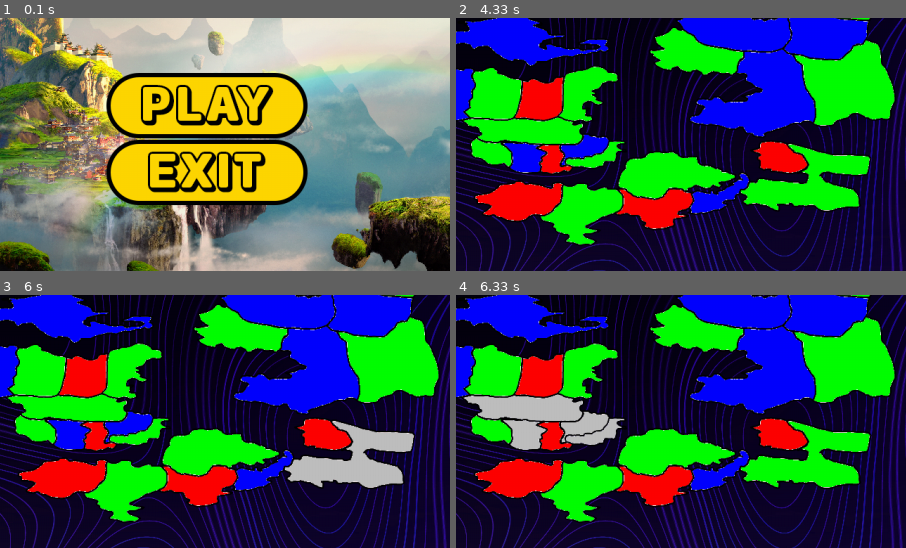
Above: before the commit, frames 1-4 (two rows, left to right).
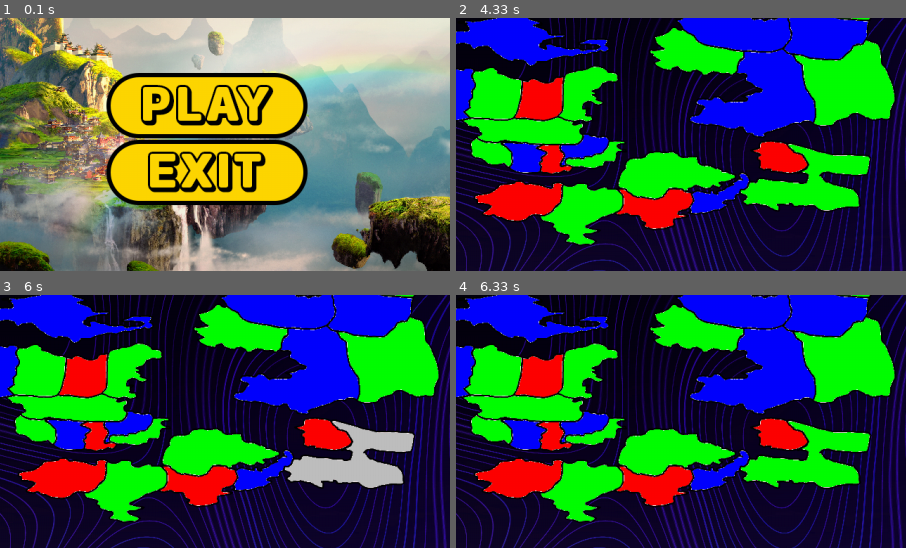
Above: after the commit, the same moments.

Repository: SWE2024/project-pygame
Game: pygame game, started from main.py
Same seed, same stepped clock (60 frames per second), same inputs: the game is played once before the commit and once after it.
Inputs (mouse positions are % of the whole screen's width and height, from its top left):
- Up to frame 1 (0.1 s): no input
- Up to frame 2 (4.33 s): click (50, 50) at 0.38 s; click (64, 58) at 0.72 s; tap F at 2.13 s
- Up to frame 3 (6 s): click (64, 63) at 4.58 s
- Up to frame 4 (6.33 s): click (38, 60) at 6.08 s
The pictures show only the part of the screen within x 27-77%, y 33-83%; the shares and areas given below are measured in that part.

Frames 1-3 are identical in both runs. In frame 4, 4.1% of the frame differs, in the area x 1-38%, y 39-62%.

Commit message:
you can once again take

Diff:
--- a/main.py
+++ b/main.py
@@ -235,7 +235,7 @@
 graph1 = {
     list_of_countries[0]: [list_of_countries[1], list_of_countries[2], list_of_countries[3], list_of_countries[4]],
     list_of_countries[1]: [list_of_countries[0], list_of_countries[2], list_of_countries[5]],
-    list_of_countries[2]: [list_of_countries[1], list_of_countries[3], list_of_countries[5]],
+    list_of_countries[2]: [list_of_countries[0], list_of_countries[1], list_of_countries[3], list_of_countries[5]],
     list_of_countries[3]: [list_of_countries[0], list_of_countries[2], list_of_countries[3], list_of_countries[4],list_of_countries[5]],
     list_of_countries[4]: [list_of_countries[0], list_of_countries[3], list_of_countries[5]],
     list_of_countries[5]: [list_of_countries[1], list_of_countries[2], list_of_countries[3], list_of_countries[4],list_of_countries[6], list_of_countries[7], list_of_countries[8], list_of_countries[9]],
@@ -489,7 +489,7 @@
             rnd = random.randint(0, len(list_of_players) - 1)
             owner = list_of_players[rnd]
             country.set_owner(owner)
-            country.set_colour(Colour.WHITE, owner.get_colour(), width, height)
+            country.set_colour(country.get_colour(), owner.get_colour(), width, height)
             screen.blit(country.get_image(), (0, 0))
 
         while 1:
@@ -519,49 +519,51 @@
                     width, height = screen.get_width(), screen.get_height()
                     try:
                         for country in list_of_countries:
-                            if country.get_mask().get_at((event.pos[0], event.pos[1])) and country.get_owner() == current_player:
-                                if len(stack) > 0:
-                                    for neighbour in graph1.get(stack[-1]):
-                                        neighbour.set_colour(Colour.HIGHLIGHTED, neighbour.get_colour(), width, height)
-                                        screen.blit(neighbour.get_image(), (0, 0))
-                                    stack.pop()
-
-                                current_colour = country.get_colour()
-                                country.set_selected()
-
-                                if current_colour == current_player.get_colour():
-                                    if country in stack:
-                                        for neighbour in graph1.get(country):
+                            if country.get_mask().get_at((event.pos[0], event.pos[1])):
+                                if country.get_owner() == current_player: # if an owned country has been clicked
+                                    if len(stack) > 0: # stack contains previously clicked country, if any
+                                        for neighbour in graph1.get(stack[-1]):
                                             neighbour.set_colour(Colour.HIGHLIGHTED, neighbour.get_colour(), width, height)
                                             screen.blit(neighbour.get_image(), (0, 0))
-                                        stack.pop()
+                                            pygame.display.flip()
+                                        stack.clear() # unhighlights all areas if owned area clicked twice
 
                                     else:
-                                        stack.clear()
-                                        stack.append(country)
-                                        for neighbour in graph1.get(country):
-                                            if neighbour.get_colour() == current_player.get_colour():
-                                                continue
+                                        current_colour = country.get_colour()
+                                        country.set_selected()
+
+                                        if current_colour == current_player.get_colour():
+                                            if country in stack:
+                                                for neighbour in graph1.get(country):
+                                                    neighbour.set_colour(Colour.HIGHLIGHTED, neighbour.get_colour(), width, height)
+                                                    screen.blit(neighbour.get_image(), (0, 0))
+                                                stack.pop()
+
                                             else:
-                                                neighbour.set_colour(neighbour.get_colour(), Colour.HIGHLIGHTED, width, height)
-                                                screen.blit(neighbour.get_image(), (0, 0))
+                                                stack.clear()
+                                                stack.append(country)
+                                                for neighbour in graph1.get(country):
+                                                    if neighbour.get_colour() == current_player.get_colour():
+                                                        continue
+                                                    else:
+                                                        neighbour.set_colour(neighbour.get_colour(), Colour.HIGHLIGHTED, width, height)
+                                                        screen.blit(neighbour.get_image(), (0, 0))
 
                                 else:
+                                    # country was available to take and has been clicked
                                     if country in graph1.get(stack[-1]):
                                         # country has been taken
                                         sfxConquer.play()
                                         country.set_colour(Colour.HIGHLIGHTED, current_player.get_colour(), width, height)
                                         screen.blit(country.get_image(), (0, 0))
 
-                                    for neighbour in graph1.get(stack[-1]):
-                                        neighbour.set_colour(Colour.HIGHLIGHTED, neighbour.get_colour(), width, height)
-                                        screen.blit(neighbour.get_image(), (0, 0))
-
-                                    # turn is over, switch player
-                                    current_player = switch_player()
-
-                                    country.set_selected()
-                                    stack.clear()
+                                        for neighbour in graph1.get(stack[-1]):
+                                            neighbour.set_colour(Colour.HIGHLIGHTED, neighbour.get_colour(), width, height)
+                                            screen.blit(neighbour.get_image(), (0, 0))
+
+                                        # turn is over, switch player
+                                        country.set_owner(current_player)
+                                        current_player = switch_player()
 
                     except IndexError:
                         print('exception occured, safe to ignore')
